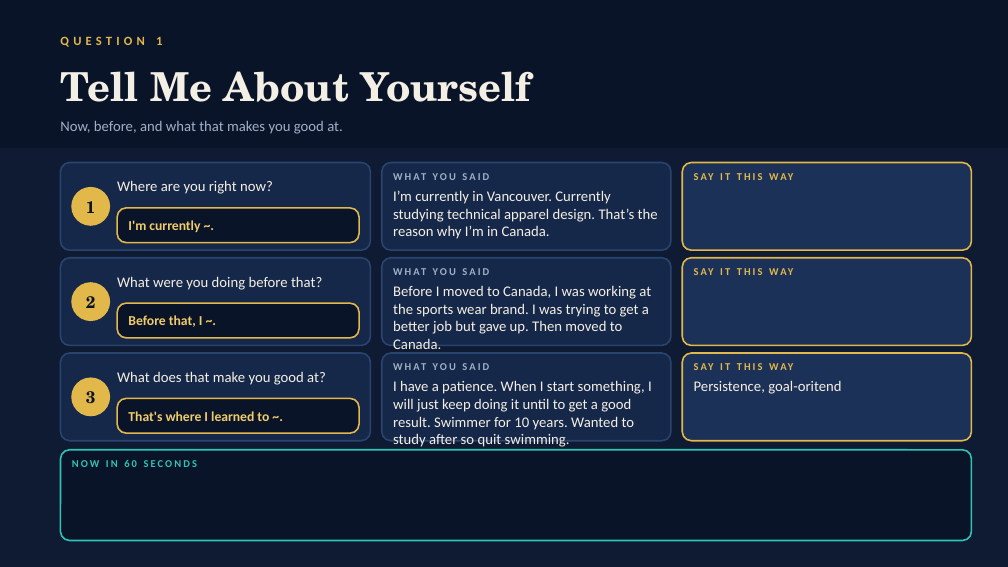
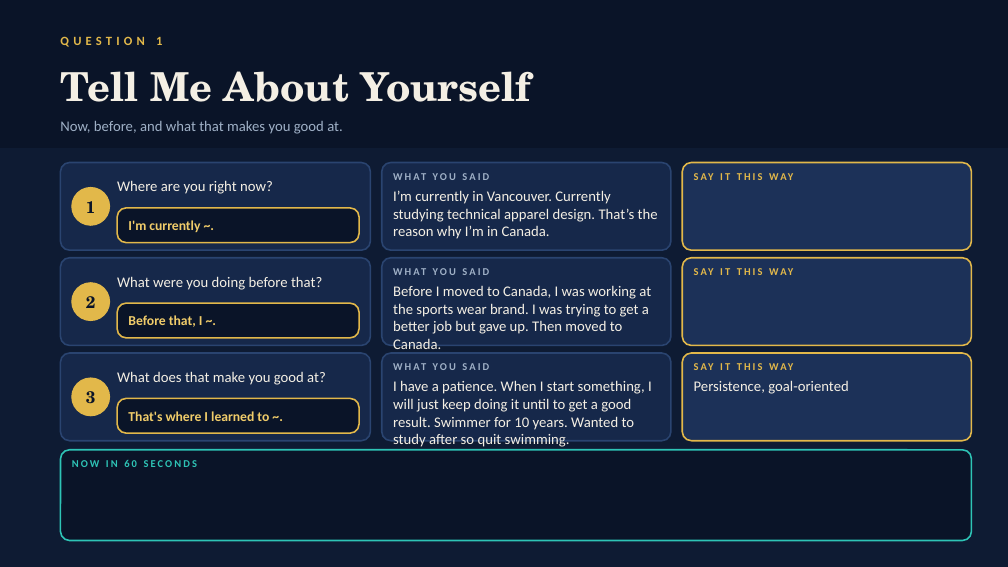
Before and after one commit to briankim-84/dea-m8q3, a slide deck: slide 3 of yena-k5r8/Yena_Class1_Four_You_Know_Are_Coming.pptx. Drawn at 1008x567 pixels with LibreOffice and Linux fonts; fonts in the diff are those of the drawing. Boxes give left, top, right and bottom in pixels: in the first picture for what was removed or moved away, otherwise in the second. Text is boxed around its words. In the diff, an @@ line names an element or a change of style, - is before the commit and + after.

```diff
--- a/yena-k5r8/Yena_Class1_Four_You_Know_Are_Coming.pptx
+++ b/yena-k5r8/Yena_Class1_Four_You_Know_Are_Coming.pptx
@@ text at (694, 380, 849, 394): text changed @@
-Persistence, goal-oritend
+Persistence, goal-oriented
```
Also in this commit, not shown: 14 other files.
